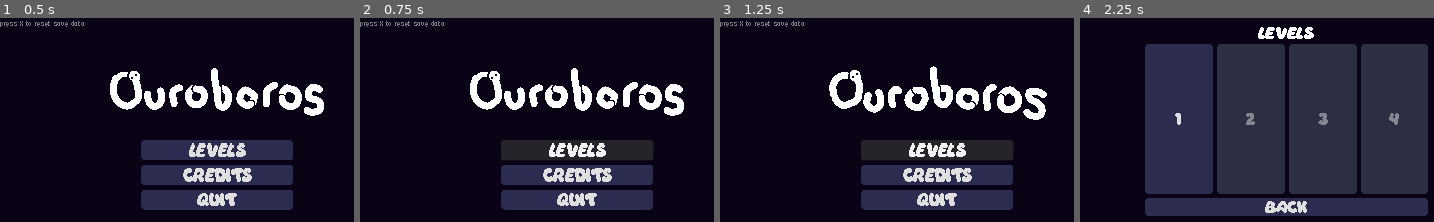
Above: before the commit, frames 1-4 (left to right).
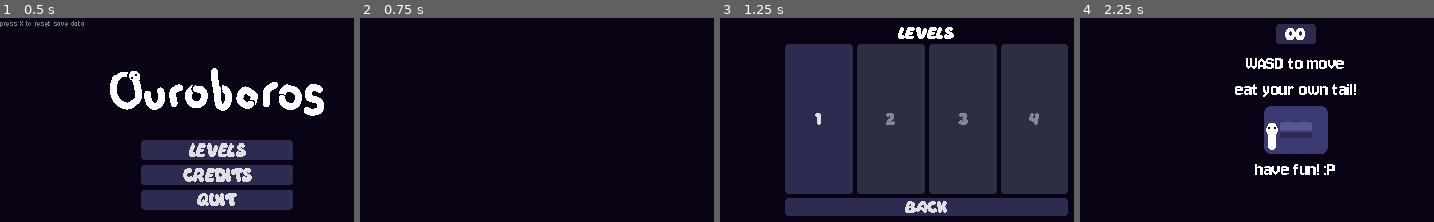
Above: after the commit, the same moments.

Repository: Evelyn-is-eepy/12dt-1---ouroborus
Game: Godot game, scene res://Scenes/main_menu.tscn
Same seed, same stepped clock (60 frames per second), same inputs: the game is played once before the commit and once after it.
Inputs (mouse positions are in pixels of both pictures, inside the frame that each line leads up to):
- Up to frame 1 (0.5 s): no input
- Up to frame 2 (0.75 s): click "LEVELS" at 0.5 s
- Up to frame 3 (1.25 s): no input
- Up to frame 4 (2.25 s): click "LEVELS" (after the commit: "1") at 1.25 s; click (1295, 175) at 2 s, where only the run before the commit has a clickable "Credits"

Frame 1 is identical in both runs. In frame 2, 17% of the frame differs, in the area x 0-92%, y 1-95%; in frame 3, 57%; in frame 4, 64%, in the area x 18-99%, y 2-98%.

Commit message:
added screen transitions

Diff:
--- a/Scenes/transition_effect.tscn
+++ b/Scenes/transition_effect.tscn
@@ -1,17 +1,16 @@
 [gd_scene format=3 uid="uid://di4m2j6og3u4e"]
 
 [ext_resource type="Material" uid="uid://bbr1rham2yl3k" path="res://Assets/transition_shader_material.tres" id="1_x3sq8"]
-[ext_resource type="Script" uid="uid://b6myg58txaenn" path="res://Scripts/transition_effect.gd" id="3_i3sbw"]
 
-[node name="ColorRect" type="ColorRect" unique_id=1950798233]
-z_index = 3
+[node name="TransitionLayer" type="CanvasLayer" unique_id=1298813651 groups=["transition_layer"]]
+layer = 2
+
+[node name="ColorRect" type="ColorRect" parent="." unique_id=1584628974]
 material = ExtResource("1_x3sq8")
-custom_minimum_size = Vector2(864, 448)
-offset_left = -216.0
-offset_top = -112.0
-offset_right = 648.0
-offset_bottom = 336.0
+anchors_preset = 15
+anchor_right = 1.0
+anchor_bottom = 1.0
+grow_horizontal = 2
+grow_vertical = 2
+mouse_filter = 2
 color = Color(0.039215688, 0.007843138, 0.08235294, 1)
-script = ExtResource("3_i3sbw")
-duration = 1.5
-transition_material = ExtResource("1_x3sq8")
--- a/Scripts/credits.gd
+++ b/Scripts/credits.gd
@@ -11,9 +11,9 @@
 # Called every frame. 'delta' is the elapsed time since the previous frame.
 func _process(_delta: float) -> void:
 	if Input.is_action_just_pressed("exit"):
-		get_tree().change_scene_to_file(exit_scene)
+		Global.transition_to_scene(exit_scene)
 	pass
 
 
 func _on_button_pressed() -> void:
-	get_tree().change_scene_to_file(exit_scene)
+	Global.transition_to_scene(exit_scene)
--- a/Scripts/global.gd
+++ b/Scripts/global.gd
@@ -8,9 +8,15 @@
 	"level_3": false,
 	"level_4": false,
 }
+var transition_layer: CanvasLayer
+var transition_material: Material
+var transition_duration: float = 0.5
 
 # Called when the node enters the scene tree for the first time.
 func _ready() -> void:
+	transition_layer = get_node("/root/TransitionLayer")
+	transition_material = transition_layer.get_node("ColorRect").material
+	transition_layer.visible = false
 	load_data()
 	pass # Replace with function body.
 
@@ -32,3 +38,15 @@
 func reset_save():
 	levels_completed = levels_master
 	save_data()
+
+func transition_to_scene(scene_path):
+	print("transitioning to " + scene_path)
+	transition_layer.visible = true
+	var transition_tween = create_tween()
+	transition_material.set_shader_parameter("progress", 0.0)
+	transition_tween.tween_property(transition_material, "shader_parameter/progress", 1.0, transition_duration / 2).set_trans(Tween.TRANS_LINEAR)
+	transition_tween.tween_callback(get_tree().change_scene_to_file.bind(scene_path))
+	transition_tween.tween_callback(print.bind("changing scene"))
+	transition_tween.tween_property(transition_material, "shader_parameter/progress", 0.0, transition_duration / 2).set_trans(Tween.TRANS_LINEAR)
+	transition_tween.tween_callback(print.bind("transition finished"))
+	transition_tween.tween_callback(transition_layer.set.bind("visible", false))
--- a/Scripts/level.gd
+++ b/Scripts/level.gd
@@ -91,7 +91,7 @@
 		get_tree().reload_current_scene()
 	# Checks if the player has pressed escape to exit the level
 	if Input.is_action_just_pressed("exit"):
-		get_tree().change_scene_to_file(exit_scene)
+		Global.transition_to_scene(exit_scene)
 	# Debug: test walls
 	if Input.is_action_just_pressed("ui_accept"):
 		switch_button_walls()
@@ -101,7 +101,7 @@
 	print('wohoo!')
 	await get_tree().create_timer(3).timeout
 	Global.levels_completed[self.name] = true
-	get_tree().change_scene_to_file(exit_scene)
+	Global.transition_to_scene(exit_scene)
 
 func switch_button_walls() -> void:
 	print("kachunk")
--- a/Scripts/level_select.gd
+++ b/Scripts/level_select.gd
@@ -34,12 +34,12 @@
 
 func level_selected(reference):
 	print(reference)
-	get_tree().change_scene_to_file(level_scene_path + reference + '.tscn')
+	Global.transition_to_scene(level_scene_path + reference + '.tscn')
 
 
 func _on_button_pressed() -> void:
-	get_tree().change_scene_to_file(exit_scene)
+	Global.transition_to_scene(exit_scene)
 
 func _process(_delta: float) -> void:
 	if Input.is_action_just_pressed("exit"):
-		get_tree().change_scene_to_file(exit_scene)
+		Global.transition_to_scene(exit_scene)
--- a/Scripts/main_menu.gd
+++ b/Scripts/main_menu.gd
@@ -1,6 +1,5 @@
 extends Control
 
-@export var transition_effect_scene: PackedScene
 
 # Called when the node enters the scene tree for the first time.
 func _ready() -> void:
@@ -11,12 +10,7 @@
 		Global.reset_save()
 
 func _on_button_pressed() -> void:
-	var transition_effect = transition_effect_scene.instantiate()
-	transition_effect.control_node = self
-	transition_effect.origin_position = Vector2(-216,-122)
-	add_child(transition_effect)
-	await transition_effect.transition_finished
-	get_tree().change_scene_to_file("res://Scenes/level_select.tscn")
+	Global.transition_to_scene("res://Scenes/level_select.tscn")
 
 
 func _on_button_2_pressed() -> void:
@@ -25,5 +19,5 @@
 
 
 func _on_button_3_pressed() -> void:
-	get_tree().change_scene_to_file("res://Scenes/credits.tscn")
+	Global.transition_to_scene("res://Scenes/credits.tscn")
 	pass # Replace with function body.
--- a/project.godot
+++ b/project.godot
@@ -21,6 +21,7 @@
 [autoload]
 
 Global="*uid://cfs8w46xspv2c"
+TransitionLayer="*uid://di4m2j6og3u4e"
 
 [display]
 
@@ -38,6 +39,7 @@
 is_player_character=""
 button_wall=""
 blocks_button_walls=""
+transition_layer=""
 
 [input]
 
